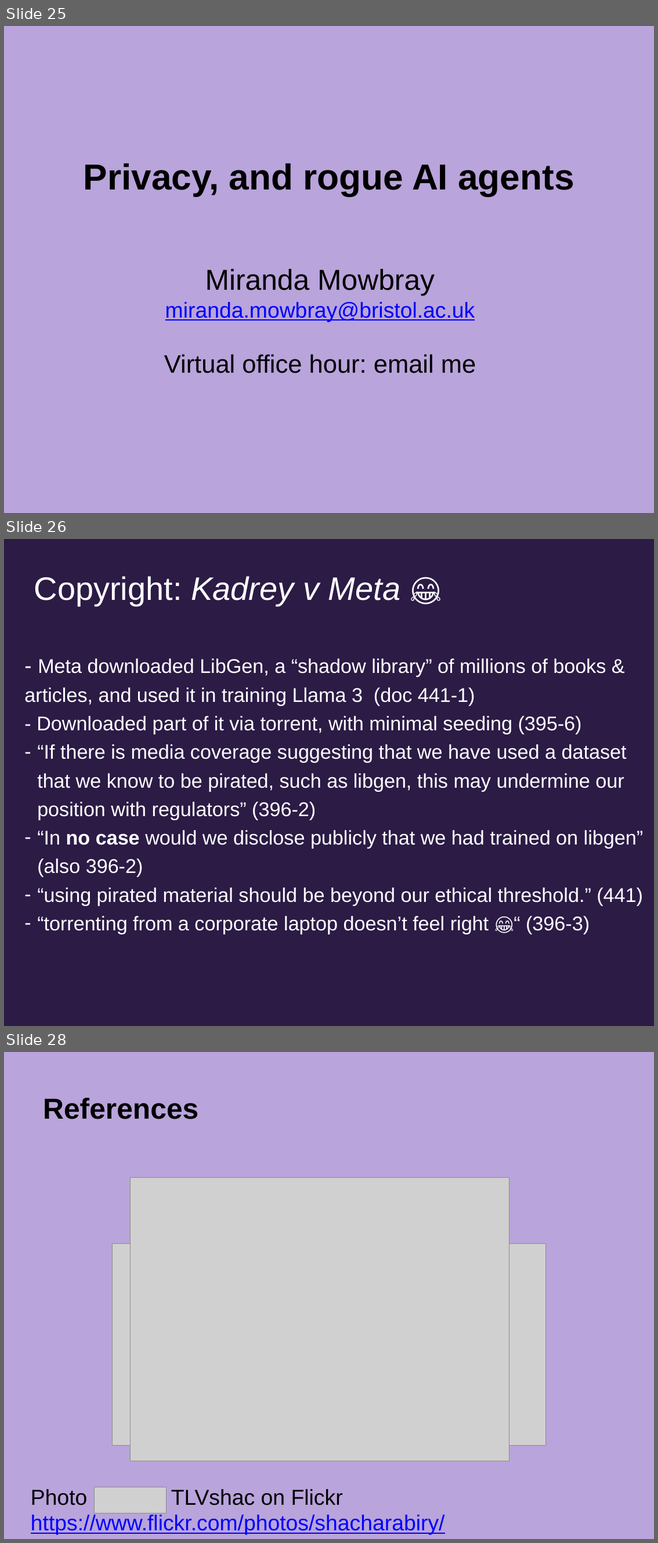
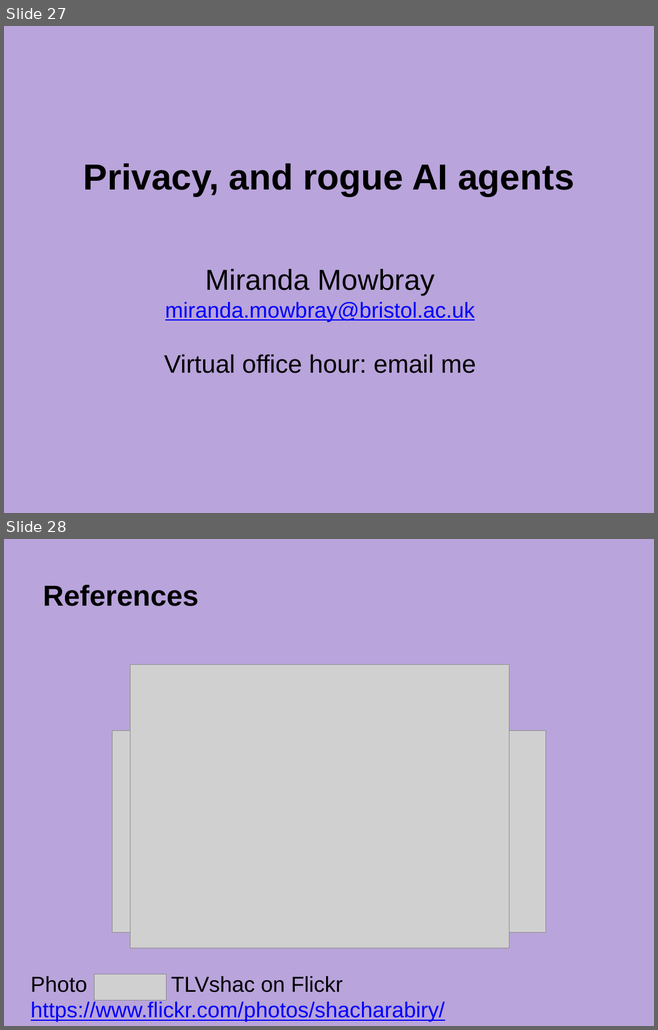
Before and after one commit to uob-COMSM0152/uob-COMSM0152, a slide deck: CDT privacy 2026.pptx. Shown one above the other, each under a label of ours: slides 25, 26 and 28 before the commit, slides 27 and 28 after it; the slides between them are not shown. The pictures are 658x1543 and 658x1030 pixels, drawn with LibreOffice and Linux fonts; fonts in the diff are those of the drawing; grey boxes stand for pictures. Boxes give left, top, right and bottom in pixels: in the first picture for what was removed or moved away, otherwise in the second. Text is boxed around its words. In the diff, an @@ line names an element or a change of style, - is before the commit and + after.

```diff
--- a/CDT privacy 2026.pptx
+++ b/CDT privacy 2026.pptx
@@ slide 26 removed at (4,539,654,1026), background #2B1C45 @@
@@ title removed at (34,576,400,606) @@
-Copyright: Kadrey v Meta 😂
@@ text removed at (24,658,643,934) @@
-- Meta downloaded LibGen, a “shadow library” of millions of books & articles, and used it in training Llama 3 (doc 441-1)
-- Downloaded part of it via torrent, with minimal seeding (395-6)
-– “If there is media coverage suggesting that we have used a dataset that we know to be pirated, such as libgen, this may undermine our position with regulators” (396-2)
-– “In no case would we disclose publicly that we had trained on libgen” (also 396-2)
-– “using pirated material should be beyond our ethical threshold.” (441)
-– “torrenting from a corporate laptop doesn’t feel right 😂“ (396-3)
@@ what was slide 25 is now slide 27 @@
```
Also in this commit, not shown: 11 slides changed, 3 slides added, 3 other slides removed.
